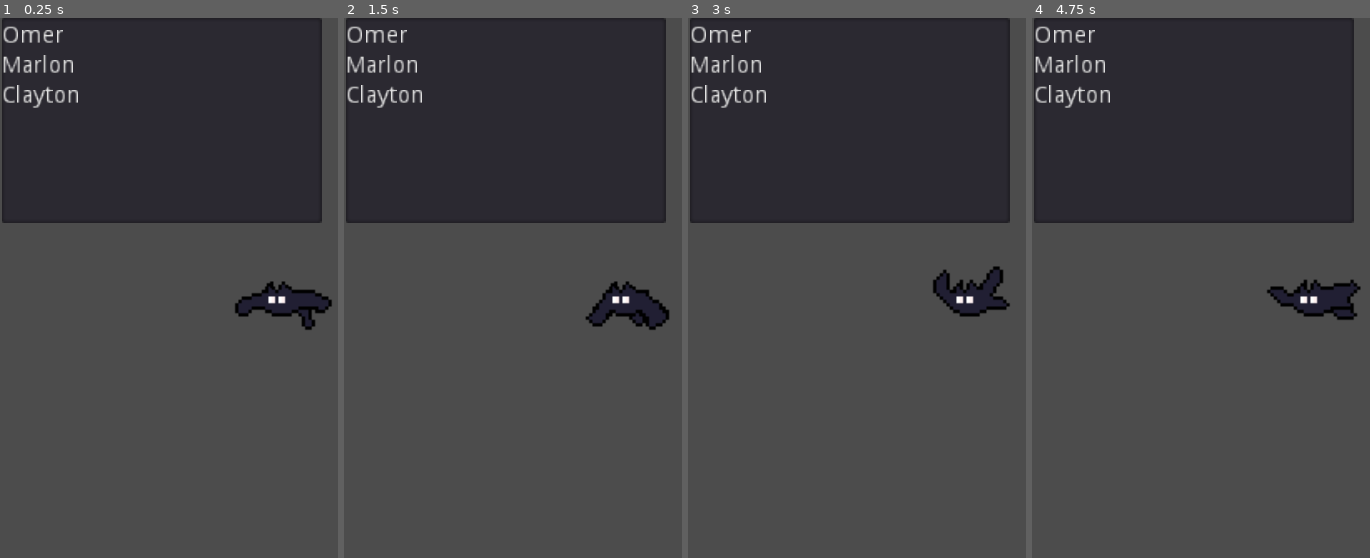
Above: before the commit, frames 1-4 (left to right).
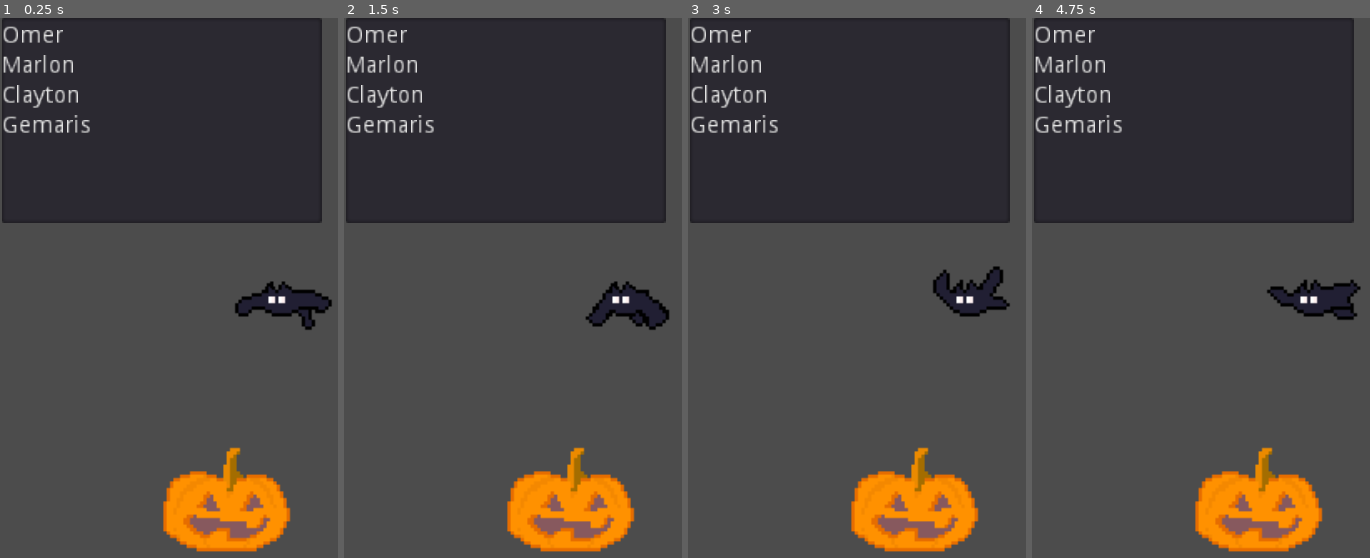
Above: after the commit, the same moments.

Repository: SpookyBois-UTD/Untitled-Skeleton-Game
Game: Godot game, scene res://1.tscn
Same seed, same stepped clock (60 frames per second), same inputs: the game is played once before the commit and once after it.
Inputs:
- Up to frame 1 (0.25 s): no input
- Up to frame 2 (1.5 s): no input
- Up to frame 3 (3 s): no input
- Up to frame 4 (4.75 s): no input

The runs differ from the first frame. In frame 1, 5.3% of the frame differs, in the area x 0-87%, y 17-99%; in frame 2, 5.3%; in frame 3, 5.3%; in frame 4, 5.3%.

Commit message:
Pumpkin added

Diff:
--- a/1.tscn
+++ b/1.tscn
@@ -1,6 +1,8 @@
-[gd_scene load_steps=3 format=2]
+[gd_scene load_steps=5 format=2]
 
 [ext_resource path="res://Batty-0001.png" type="Texture" id=1]
+[ext_resource path="res://pumpkin_dark_bigger.png" type="Texture" id=2]
+[ext_resource path="res://pumpkin_light_bigger.png" type="Texture" id=3]
 
 [sub_resource type="Animation" id=1]
 resource_name = "BatFlying"
@@ -38,7 +40,19 @@
 margin_bottom = 123.0
 text = "Omer
 Marlon
-Clayton"
+Clayton
+Gemaris"
 __meta__ = {
 "_edit_use_anchors_": false
 }
+
+[node name="Pumpkin" type="Node2D" parent="."]
+
+[node name="Dark" type="Sprite" parent="Pumpkin"]
+position = Vector2( 136, 292 )
+texture = ExtResource( 2 )
+
+[node name="Lit" type="Sprite" parent="Pumpkin"]
+visible = false
+position = Vector2( 136, 291.561 )
+texture = ExtResource( 3 )
Binary file added: pumpkin_dark_bigger.png
Not shown, added: pumpkin_dark_bigger.png.import
Binary file added: pumpkin_light_bigger.png
Not shown, added: pumpkin_light_bigger.png.import
